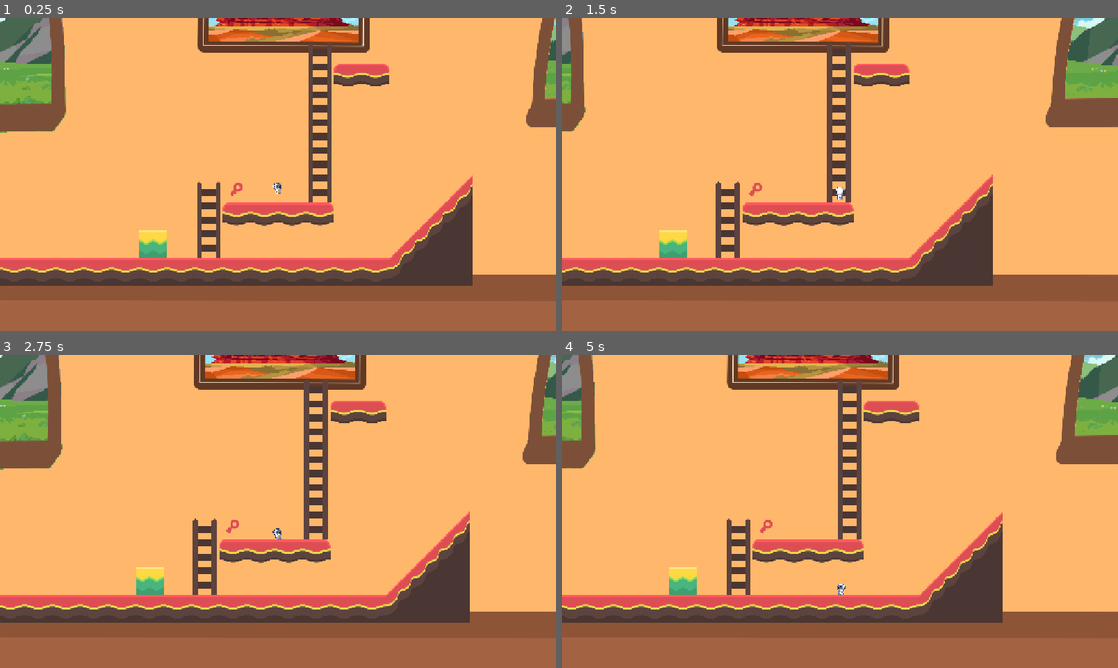
Above: before the commit, frames 1-4 (two rows, left to right).
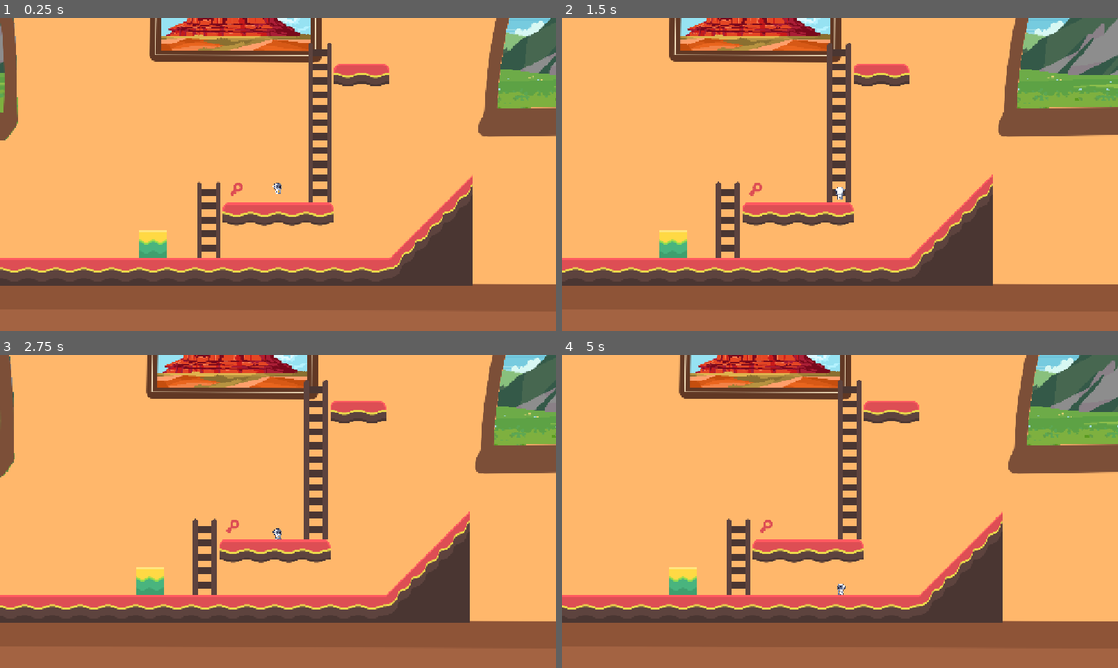
Above: after the commit, the same moments.

Repository: Fantasiel/GameJam25
Game: Godot game, scene res://scenes/levels/test.tscn
Same seed, same stepped clock (60 frames per second), same inputs: the game is played once before the commit and once after it.
Inputs:
- Up to frame 1 (0.25 s): no input
- Up to frame 2 (1.5 s): tap Enter at 0.5 s; hold Right (move_right) from 0.53 s (still down); tap Delete (die) at 0.6 s; tap Space (jump) at 0.77 s; tap F (interact) at 1.35 s
- Up to frame 3 (2.75 s): tap Space (jump) at 1.52 s; release Right (move_right) at 2.03 s; hold Left (move_left) from 2.03 s (still down); tap Ctrl (replay) at 2.1 s
- Up to frame 4 (5 s): release Left (move_left) at 2.78 s; hold Right (move_right) 2.78-4.28 s; tap Delete (die) at 2.85 s; tap Space (jump) at 3.02, 3.77, 4.52 s; tap F (interact) at 3.6 s; hold Left (move_left) from 4.28 s (still down); tap Ctrl (replay) at 4.35 s

The runs differ from the first frame. In frame 1, 13% of the frame differs, in the area x 0-100%, y 0-86%; in frame 2, 13%; in frame 3, 13%; in frame 4, 13%.

Commit message:
Make windows and pictures collidable

Diff:
--- a/scenes/levels/test.tscn
+++ b/scenes/levels/test.tscn
@@ -1,9 +1,18 @@
-[gd_scene load_steps=11 format=4 uid="uid://181c60os5u0y"]
+[gd_scene load_steps=14 format=4 uid="uid://181c60os5u0y"]
 
 [ext_resource type="Texture2D" uid="uid://c3a04jpufflu2" path="res://art/tilesheet_complete.png" id="1_52kye"]
 [ext_resource type="PackedScene" uid="uid://pk521wn71ktd" path="res://scenes/cat/cat.tscn" id="1_8153q"]
 [ext_resource type="Texture2D" uid="uid://bg5edorgq3hrt" path="res://art/Livingroom_1_View.png" id="1_uyl1e"]
 [ext_resource type="Texture2D" uid="uid://bo8xwxqad2txg" path="res://art/Livingroom_1.png" id="2_7115g"]
+
+[sub_resource type="RectangleShape2D" id="RectangleShape2D_uyl1e"]
+size = Vector2(385, 25)
+
+[sub_resource type="RectangleShape2D" id="RectangleShape2D_7115g"]
+size = Vector2(615, 53)
+
+[sub_resource type="RectangleShape2D" id="RectangleShape2D_koekj"]
+size = Vector2(610, 61)
 
 [sub_resource type="TileSetAtlasSource" id="TileSetAtlasSource_yp2xm"]
 texture = ExtResource("1_52kye")
@@ -413,20 +422,42 @@
 [node name="Test" type="Node2D"]
 
 [node name="BackgroundMountain" type="TextureRect" parent="."]
-offset_left = -2747.0
-offset_top = -905.0
-offset_right = 5445.0
-offset_bottom = 735.0
+offset_left = -2848.0
+offset_top = -885.0
+offset_right = 5344.0
+offset_bottom = 755.0
 texture = ExtResource("1_uyl1e")
 stretch_mode = 2
 
 [node name="BackgroundWall" type="TextureRect" parent="."]
-offset_left = -2733.0
-offset_top = -913.0
-offset_right = 5459.0
-offset_bottom = 727.0
+offset_left = -2843.0
+offset_top = -892.0
+offset_right = 5349.0
+offset_bottom = 748.0
 texture = ExtResource("2_7115g")
 stretch_mode = 2
+
+[node name="PictureA" type="StaticBody2D" parent="BackgroundWall"]
+position = Vector2(2746, 398.5)
+
+[node name="CollisionShape2D" type="CollisionShape2D" parent="BackgroundWall/PictureA"]
+shape = SubResource("RectangleShape2D_uyl1e")
+one_way_collision = true
+
+[node name="WindowA" type="StaticBody2D" parent="BackgroundWall"]
+position = Vector2(1950, 327)
+
+[node name="CollisionShape2D" type="CollisionShape2D" parent="BackgroundWall/WindowA"]
+position = Vector2(-15.5, 454.5)
+shape = SubResource("RectangleShape2D_7115g")
+one_way_collision = true
+
+[node name="WindowB" type="StaticBody2D" parent="BackgroundWall"]
+position = Vector2(3626, 308)
+
+[node name="CollisionShape2D" type="CollisionShape2D" parent="BackgroundWall/WindowB"]
+position = Vector2(-8, 459.5)
+shape = SubResource("RectangleShape2D_koekj")
 
 [node name="TileMapLayer" type="TileMapLayer" parent="."]
 tile_map_data = PackedByteArray("AAD+/wEAAAAFAAAAAAD//wEAAAAGAAAAAAAAAAEAAAAGAAAAAAABAAEAAAAHAAAAAAACAAMAAAACAAAAAAABAA …(560 unchanged characters)…
